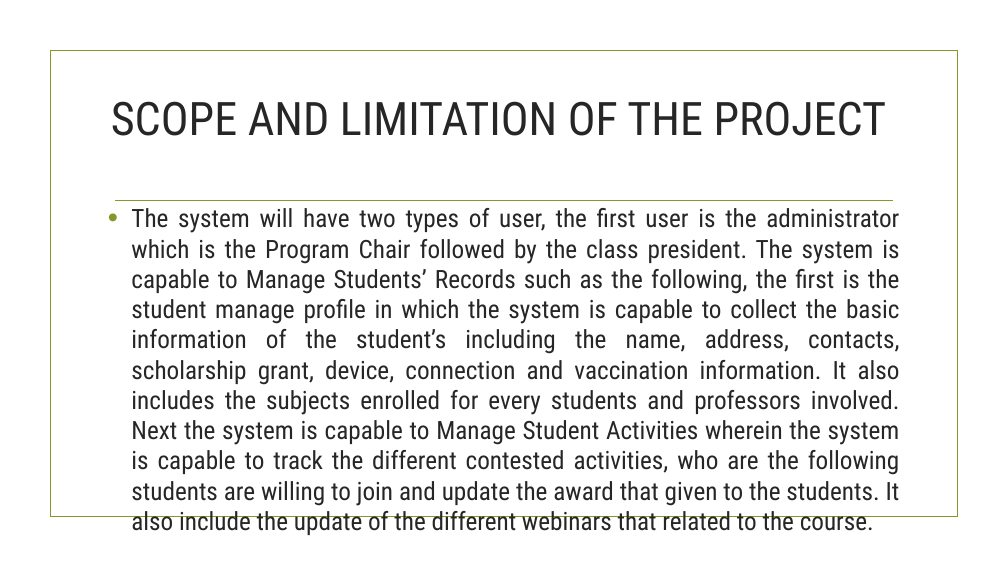
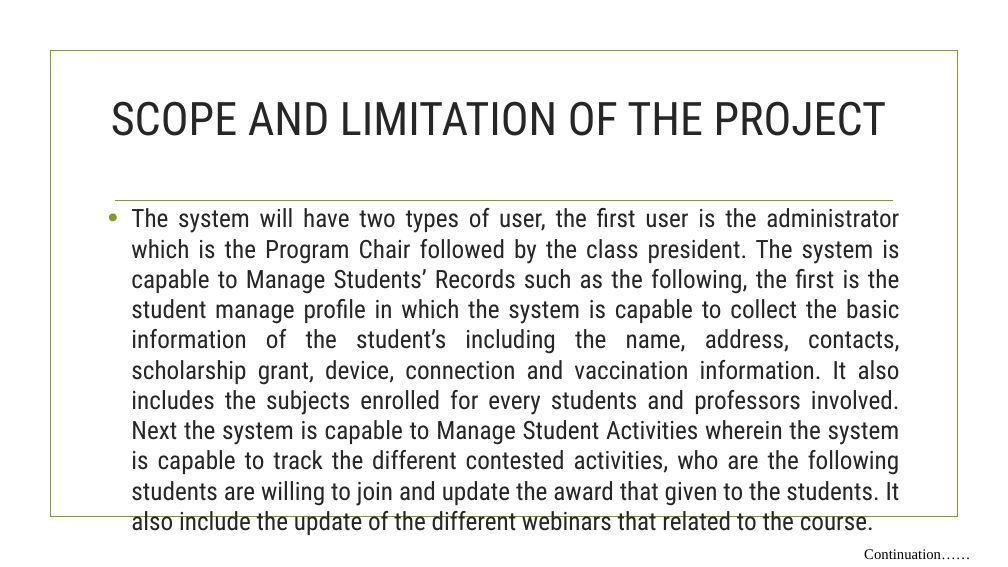
Before and after one commit to taongnyebe/BSCS-3-Profiling-System, a slide deck: slide 7 of Documentations/kath/Presentation-of-chapter-1.pptx (slide 8 before the commit). Drawn at 1008x567 pixels with LibreOffice and Linux fonts; fonts in the diff are those of the drawing; background and template pictures are left out. Boxes give left, top, right and bottom in pixels: in the first picture for what was removed or moved away, otherwise in the second. Text is boxed around its words. In the diff, an @@ line names an element or a change of style, - is before the commit and + after.

```diff
--- a/Documentations/kath/Presentation-of-chapter-1.pptx
+++ b/Documentations/kath/Presentation-of-chapter-1.pptx
@@ text added at (x1=864, y1=549, x2=970, y2=559), 14 pt, text #000000 @@
+Continuation……
```
Also in this commit, not shown: 6 other slides changed, 1 slide added, 1 slide removed, 8 other files.
